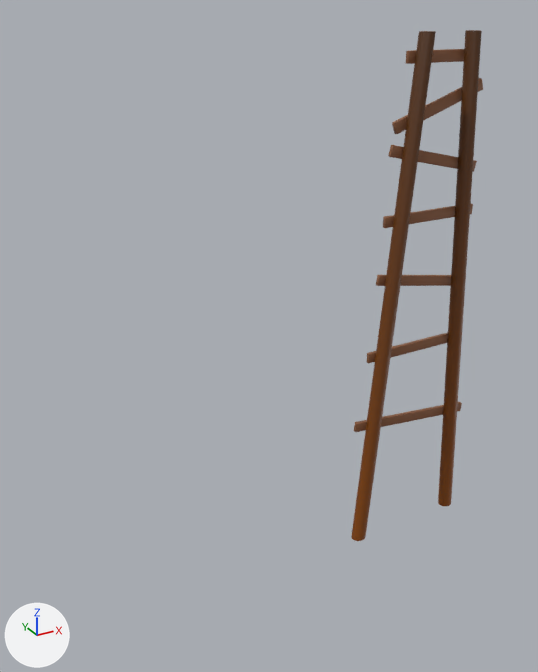
The Blender file Blender/Props/Props_Mapa_02/ApoyoCircuito/Archive/ApoyoCircuito_Save.blend: old version first, new version second.
Before and after are seen from a 50 mm lens placed at (-55.7, -63.5, 63.1), pointed at (-20.1, 1.3, 30.7). Arrows for +X, +Y and +Z are at lower left; the lights stay in place. The picture after the commit comes second.

The scene before the commit, as lines of its bpy script (objects in view):
```python
me_cube_007 = bpy.data.meshes.new('Cube.007')
me_cube_007.from_pydata(...)  # 392 vertices, 378 faces; spans x -5.3..4.8, y -0.5..0.4, z -0.6..43.9
me_cube_007.polygons.foreach_set('use_smooth', [True] * 378)
me_cube_007.materials.append(mat_material_002)  # picture img_gradient_pallete_png
me_cylinder_001 = bpy.data.meshes.new('Cylinder.001')
me_cylinder_001.from_pydata(...)  # 96 vertices, 74 faces; spans x -8.5..8.2, y -1.5..1.0, z 0.0..61.1
me_cylinder_001.polygons.foreach_set('use_smooth', [True] * 74)
me_cylinder_001.materials.append(mat_material_001)  # picture img_gradient_pallete_png
ob_cube_006 = bpy.data.objects.new('Cube.006', me_cube_007)
ob_cube_006.location = (0.0, 0.7, 15.6)
ob_cube_006.rotation_euler = (0.000617, 0.102, 0.00605)  # degrees (0, 5.8, 0.3)
ob_cube_006.scale = (1.82, 1.0, 1.0)
ob_cylinder_001 = bpy.data.objects.new('Cylinder.001', me_cylinder_001)
ob_cylinder_001.location = (0.0, 0.0, 0.0)
```
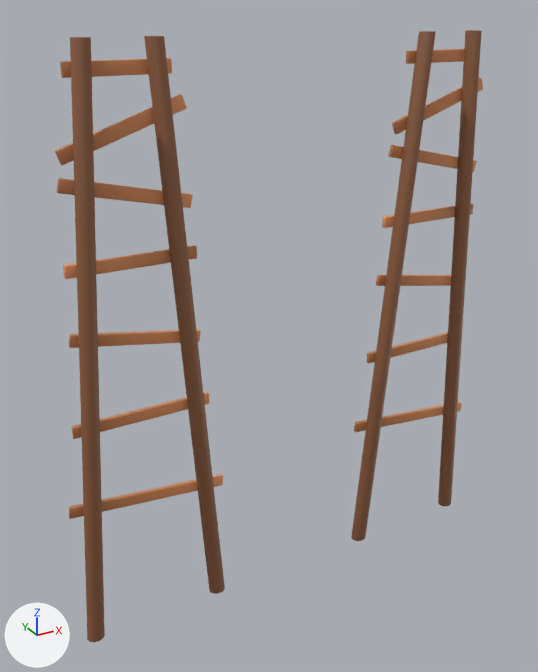
Changed parts and their boxes (x1, y1, x2, y2) in the pictures (538 x 672 px):
'Cube.001', added (brown)
    after: (55, 36, 225, 642)
    faces in mat_material_001 (picture img_gradient_pallete_png): (70, 36, 225, 642)
    faces in mat_material_002 (picture img_gradient_pallete_png): (55, 58, 223, 519)
part 1 of me_cube_007, surface changed
    both: (354, 49, 483, 432)
part 2 of me_cylinder_001, surface changed
    both: (351, 30, 482, 541)

The change, as a list of edits to the scene's bpy script:
```text
Change me_cube_007:
    used by ob_cube_006; location = (0.0, 0.7, 15.6); rotation_euler = (0.000617, 0.102, 0.00605), in degrees (0, 5.8, 0.3); scale = (1.82, 1.0, 1.0)
    remove me_cube_007.from_pydata(...)  # 392 vertices, 378 faces; spans x -5.3..4.8, y -0.5..0.4, z -0.6..43.9
    add me_cube_007.from_pydata(...)  # 392 vertices, 378 faces; spans x -5.3..4.8, y -0.6..0.4, z -0.6..43.9
    me_cube_007 part 1: texture (UV) coordinates of 378 of 378 faces, centred in x -5.3..4.7, y -0.5..0.4, z -0.6..43.9, changed; they spanned u 0.59..0.6, v 0.05..0.15 and now span u 0.68..0.69, v 0.08..0.12
    edits to the shape of me_cube_007 do not show in these pictures
Change me_cylinder_001:
    where me_cylinder_001.from_pydata(...)  # 96 vertices, 74 faces; spans x -8.5..8.2, y -1.5..1.0, z 0.0..61.1
    used by ob_cylinder_001; location = (0.0, 0.0, 0.0)
    me_cylinder_001 part 2: texture (UV) coordinates of 74 of 74 faces, centred in x -6.2..6.0, y -1.4..0.6, z 30.5..61.1, changed; they spanned u 0.2..0.22, v 0.41..0.5 and now span u 0.59..0.61, v 0.06..0.15
Add me_cube_001:
    me_cube_001.from_pydata(...)  # 488 vertices, 452 faces; spans x -5.3..5.3, y -2.1..0.4, z -16.4..45.6
    me_cube_001.polygons.foreach_set('use_smooth', [True] * 452)
    # faces by material slot: [378, 74]
    me_cube_001.materials.append(mat_material_002)  # picture img_gradient_pallete_png
    me_cube_001.materials.append(mat_material_001)  # picture img_gradient_pallete_png
Add ob_cube_001:
    ob_cube_001 = bpy.data.objects.new('Cube.001', me_cube_001)
    ob_cube_001.location = (-35.0, 0.7, 15.6)
    ob_cube_001.rotation_euler = (0.000617, 0.102, 0.00605)  # degrees (0, 5.8, 0.3)
    ob_cube_001.scale = (1.82, 1.0, 1.0)
```
